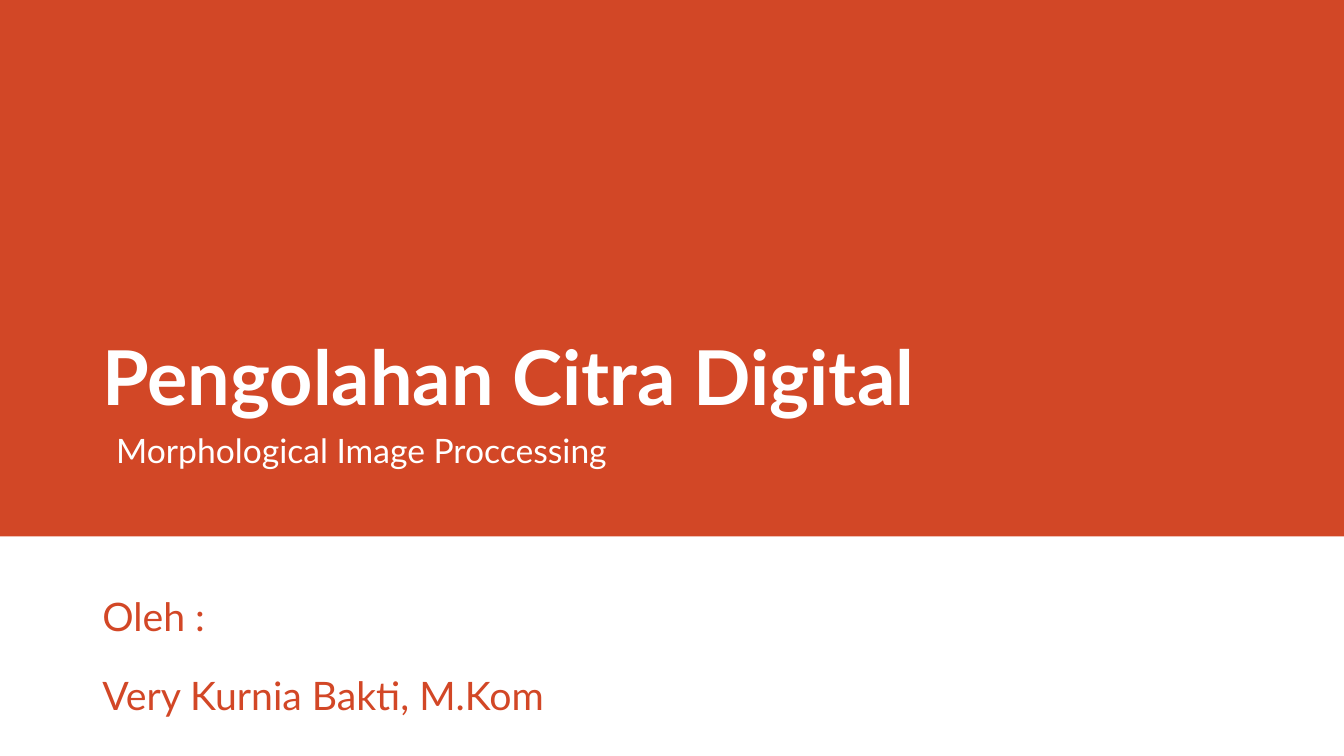
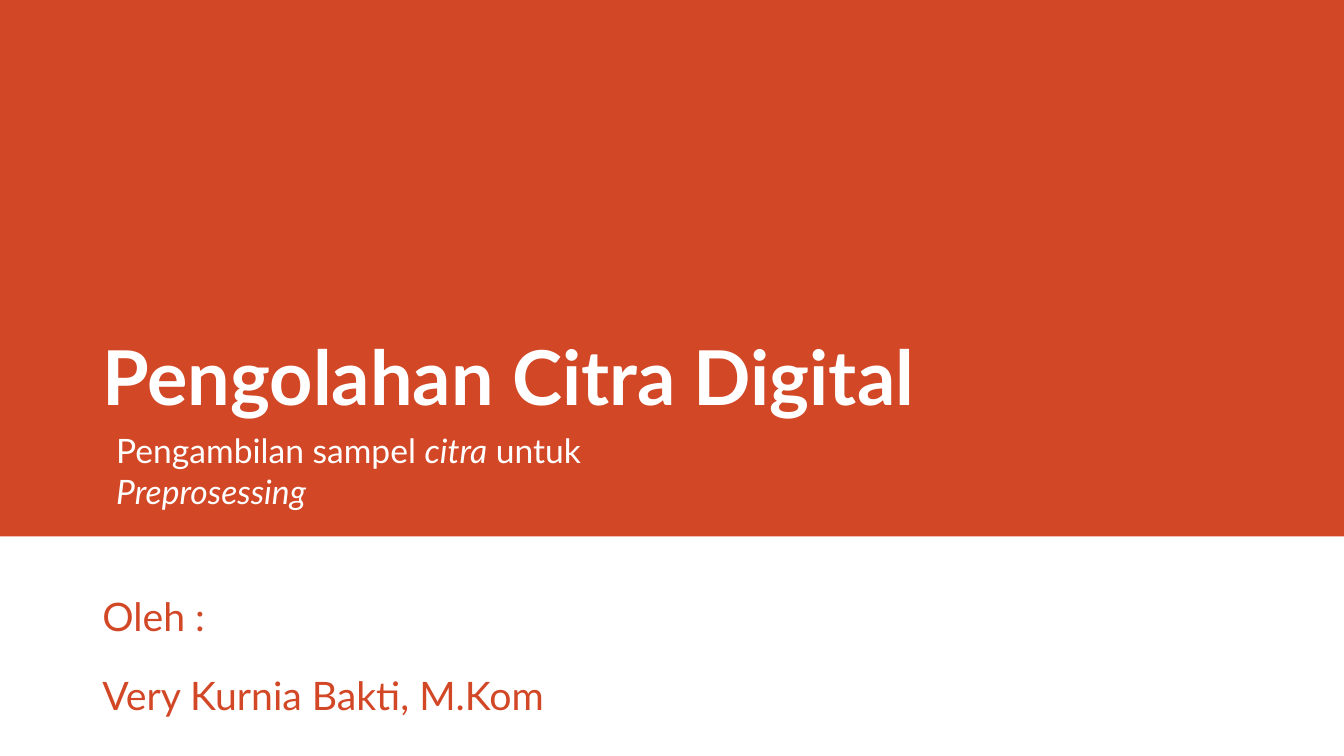
Before and after one commit to rizalarfani/Pengolahan-Citra-Digital-PCD-, a slide deck: slide 1 of Materi/Morphological Image Proccessing.pptx. Drawn at 1344x756 pixels with LibreOffice and Linux fonts; fonts in the diff are those of the drawing. Boxes give left, top, right and bottom in pixels: in the first picture for what was removed or moved away, otherwise in the second. Text is boxed around its words. In the diff, an @@ line names an element or a change of style, - is before the commit and + after.

Commit message:
add: materi pengambilan sampel dataset ppt

```diff
--- a/Materi/Morphological Image Proccessing.pptx
+++ b/Materi/Morphological Image Proccessing.pptx
@@ text at box(116, 438, 581, 510): text changed @@
-Morphological Image Proccessing
+Pengambilan sampel citra untuk Preprosessing
```
Also in this commit, not shown: 1 other slide changed, 11 slides added, 13 slides removed, 13 other files.
